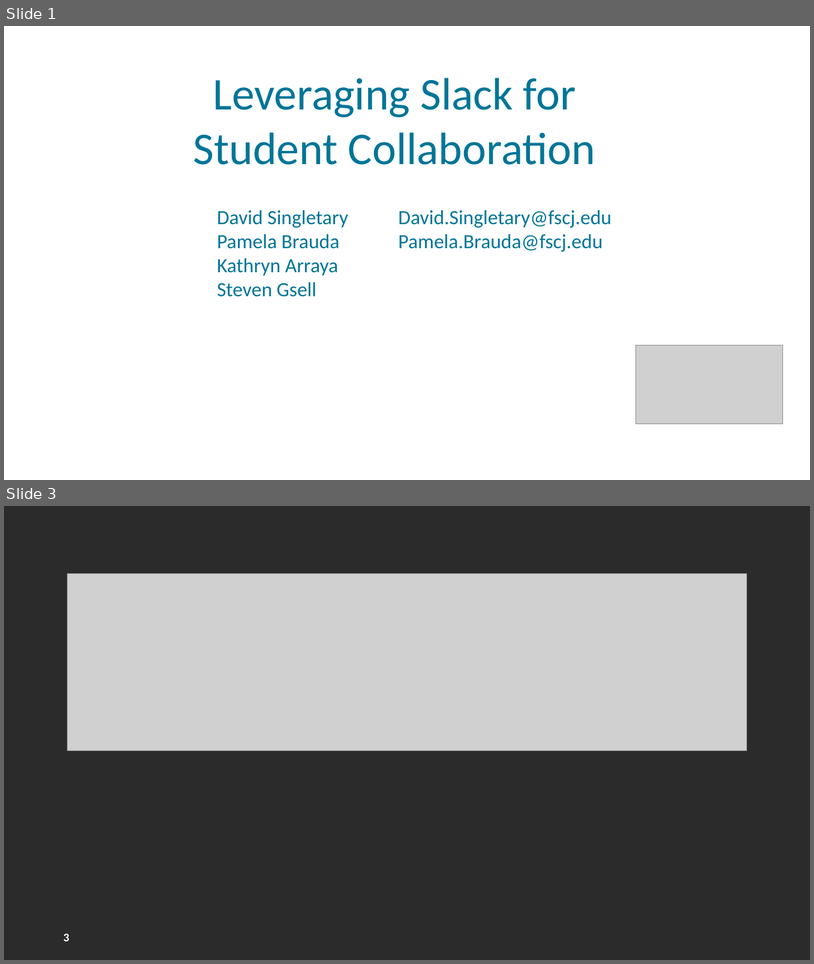
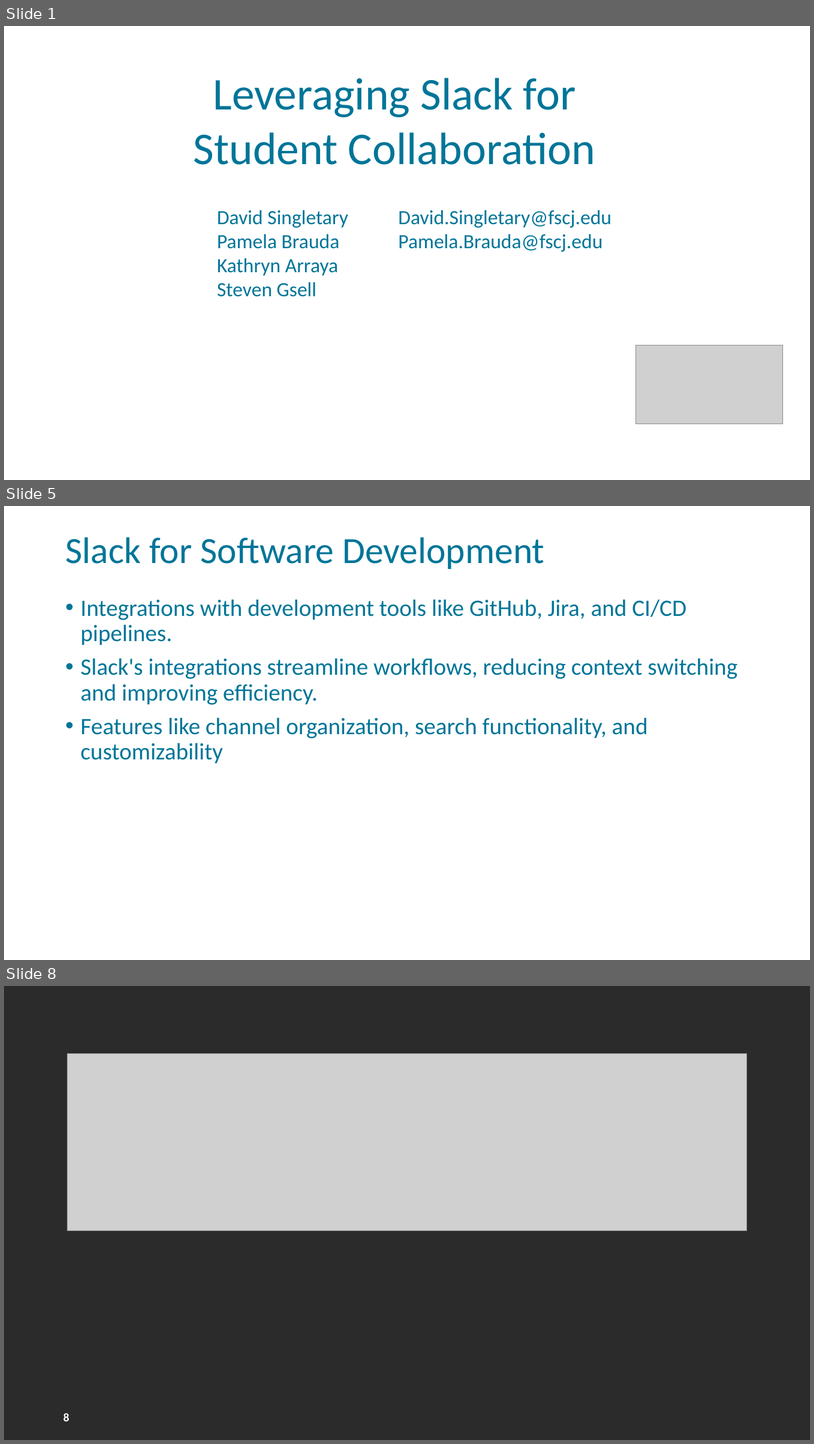
Before and after one commit to FSCJ-FacultyDev/HITEC2024, a slide deck: LeveragingSlackForStudentCollaboration.pptx. Shown one above the other, each under a label of ours: slides 1 and 3 before the commit, slides 1, 5 and 8 after it; the slides between them are not shown. The pictures are 814x964 and 814x1444 pixels, drawn with LibreOffice and Linux fonts; fonts in the diff are those of the drawing; grey boxes stand for pictures; background and template pictures are left out; a plain dark background stands for a picture behind light text. Boxes give left, top, right and bottom in pixels: in the first picture for what was removed or moved away, otherwise in the second. Text is boxed around its words. In the diff, an @@ line names an element or a change of style, - is before the commit and + after.

```diff
--- a/LeveragingSlackForStudentCollaboration.pptx
+++ b/LeveragingSlackForStudentCollaboration.pptx
@@ slide 5 added at (4, 506, 810, 960), background picture (left out); not listed: 1 template element that a slide beside it also shows @@
@@ title added at (65, 537, 545, 569), 44 pt, text #007598 @@
+Slack for Software Development
@@ text added at (81, 599, 738, 763), 28 pt, text #007598 @@
+• Integrations with development tools like GitHub, Jira, and CI/CD pipelines.
+• Slack's integrations streamline workflows, reducing context switching and improving efficiency.
+• Features like channel organization, search functionality, and customizability
@@ what was slide 3 is now slide 8 @@
@@ page number at (63, 1413, 69, 1421): text changed @@
-3
+8
```
Also in this commit, not shown: 1 slide changed, 4 other slides added.
